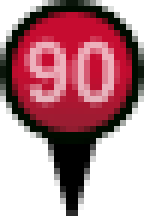
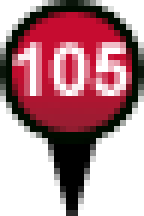
The second w=144, h=216 image is a revision of the first. Changes to its layers:
added layer "• 6 copy" in group "• Marker 6 copy 3" over (12, 42, 132, 96)
hid "• 6", opacity 68% → 100%, painted on it over (18, 36, 132, 108)
